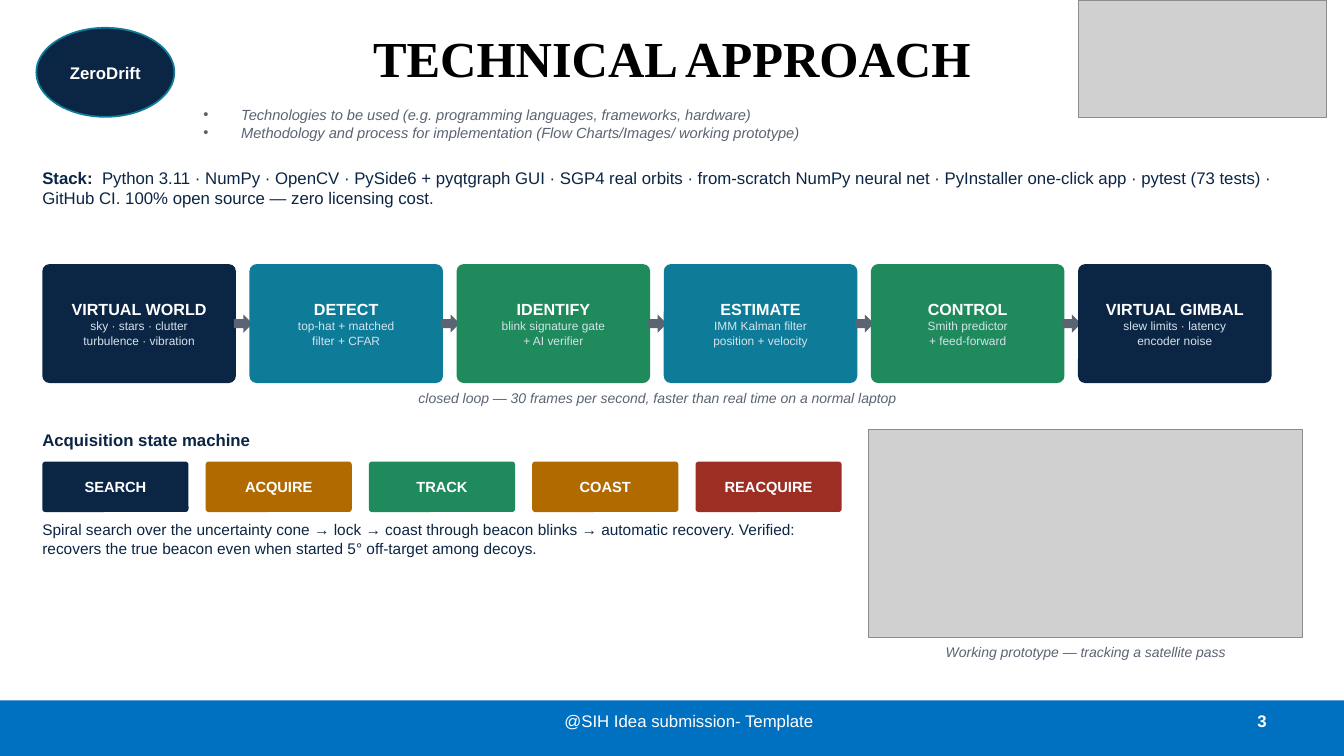
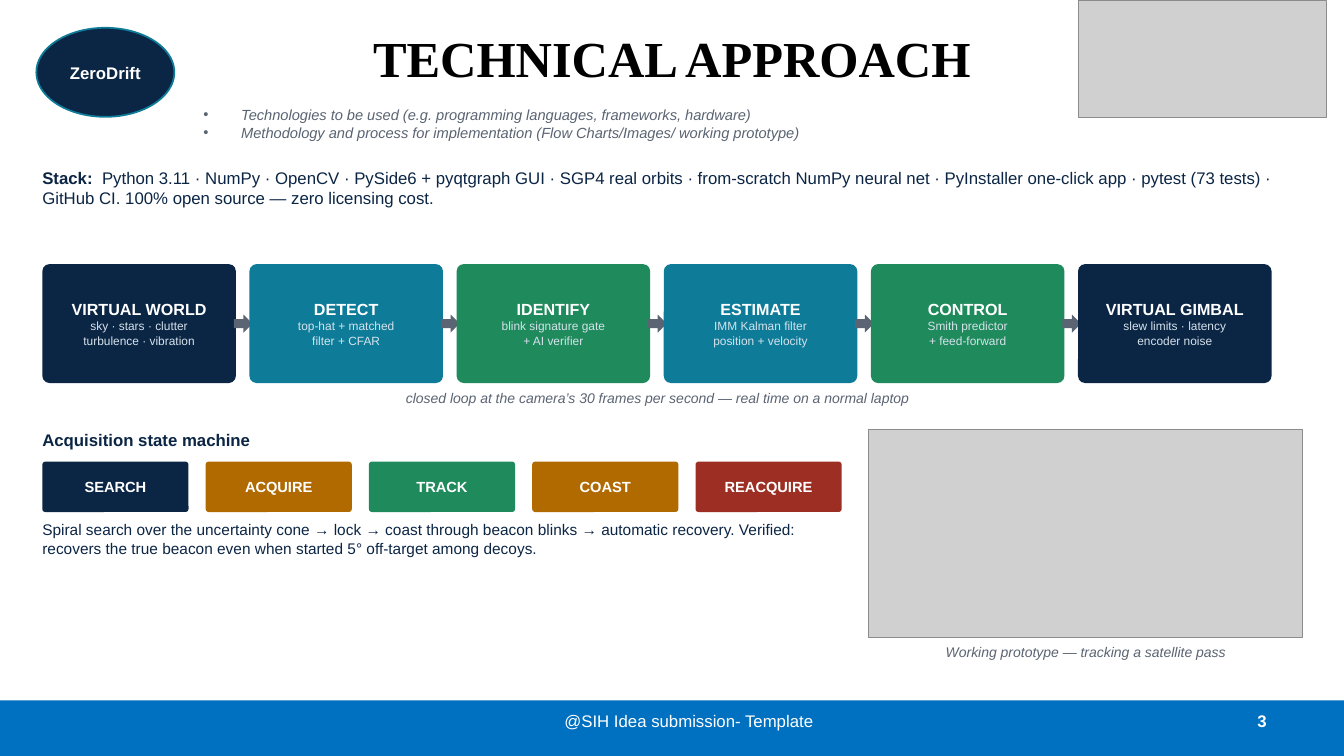
Before and after one commit to pranshukesavmishra/SIH2026, a slide deck: slide 3 of docs/submission/ZeroDrift_SIH26169.pptx. Drawn at 1344x756 pixels with LibreOffice and Linux fonts; fonts in the diff are those of the drawing; grey boxes stand for pictures. Boxes give left, top, right and bottom in pixels: in the first picture for what was removed or moved away, otherwise in the second. Text is boxed around its words. In the diff, an @@ line names an element or a change of style, - is before the commit and + after.

```diff
--- a/docs/submission/ZeroDrift_SIH26169.pptx
+++ b/docs/submission/ZeroDrift_SIH26169.pptx
@@ text at box(406, 393, 909, 406): text changed @@
-closed loop — 30 frames per second, faster than real time on a normal laptop
+closed loop at the camera’s 30 frames per second — real time on a normal laptop
```
Also in this commit, not shown: 3 other slides changed, 3 other files.
